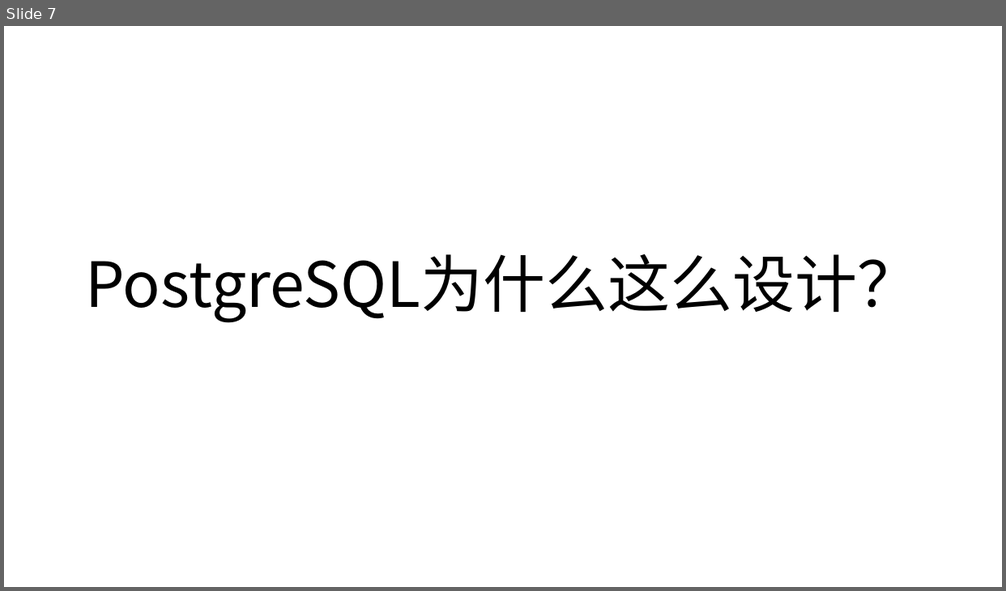
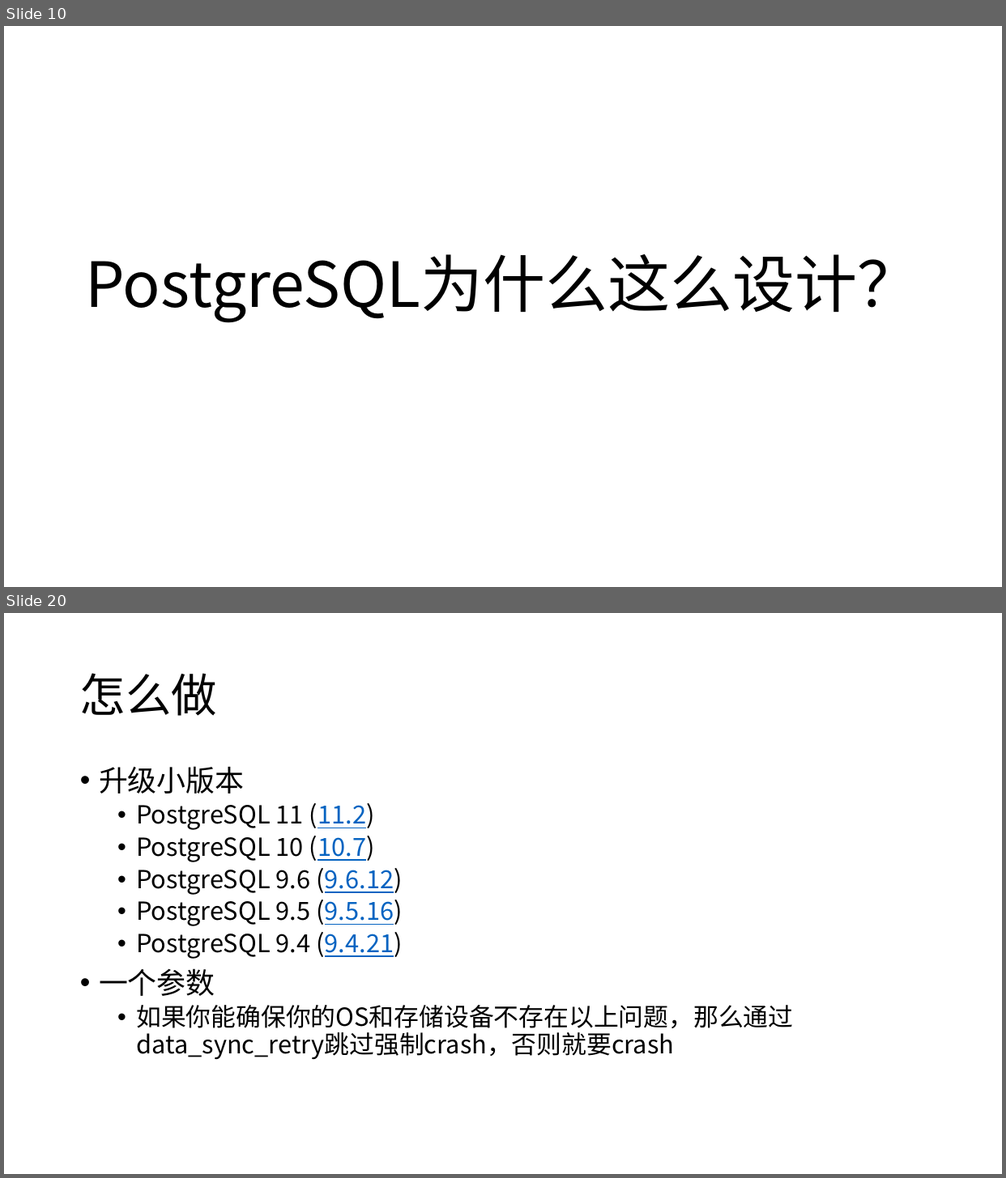
Before and after one commit to yummyliu/papers, a slide deck: pg-buffer.pptx. Shown one above the other, each under a label of ours: slide 7 before the commit, slides 10 and 20 after it; the slides between them are not shown. The pictures are 1006x591 and 1006x1178 pixels, drawn with LibreOffice and Linux fonts; fonts in the diff are those of the drawing. Boxes give left, top, right and bottom in pixels: in the first picture for what was removed or moved away, otherwise in the second. Text is boxed around its words. In the diff, an @@ line names an element or a change of style, - is before the commit and + after.

```diff
--- a/pg-buffer.pptx
+++ b/pg-buffer.pptx
@@ slide 20 added at [4, 613, 1002, 1174], background #FFFFFF @@
@@ title added at [80, 673, 217, 716], 44 pt, text #000000 @@
+怎么做
@@ text added at [99, 766, 793, 1059], 24 pt, text #000000 @@
+• 升级小版本
+  • PostgreSQL 11 (11.2)
+  • PostgreSQL 10 (10.7)
+  • PostgreSQL 9.6 (9.6.12)
+  • PostgreSQL 9.5 (9.5.16)
+  • PostgreSQL 9.4 (9.4.21)
+• 一个参数
+  • 如果你能确保你的OS和存储设备不存在以上问题，那么通过data_sync_retry跳过强制crash，否则就要crash
@@ what was slide 7 is now slide 10 @@
```
Also in this commit, not shown: 9 slides changed, 8 other slides added, 5 slides removed.
